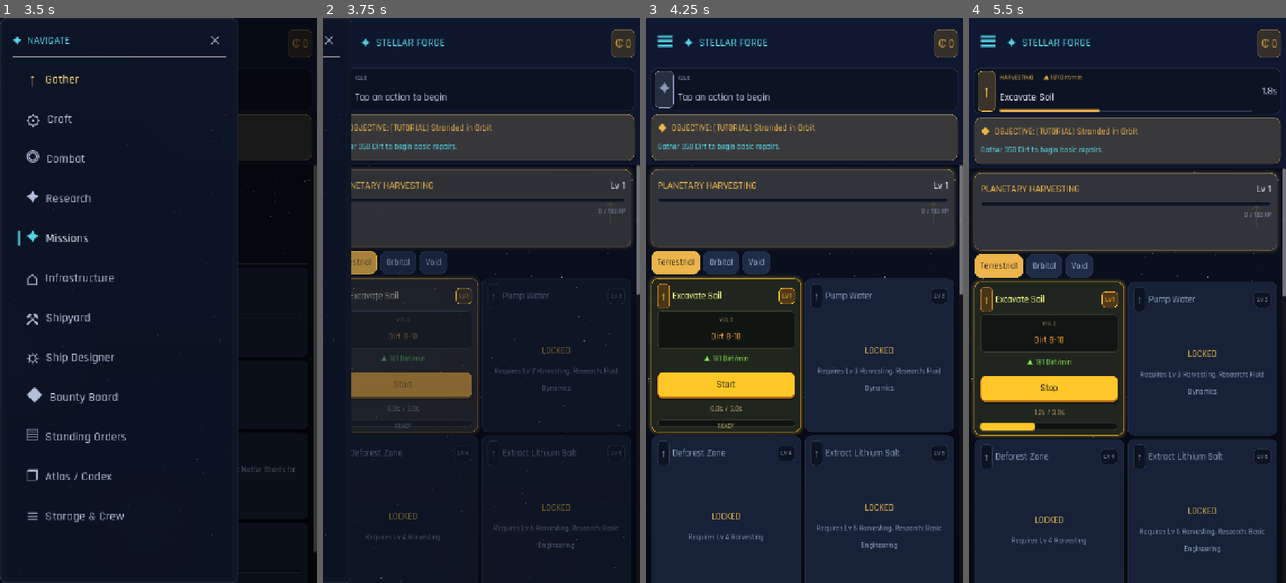
Above: before the commit, frames 1-4 (left to right).
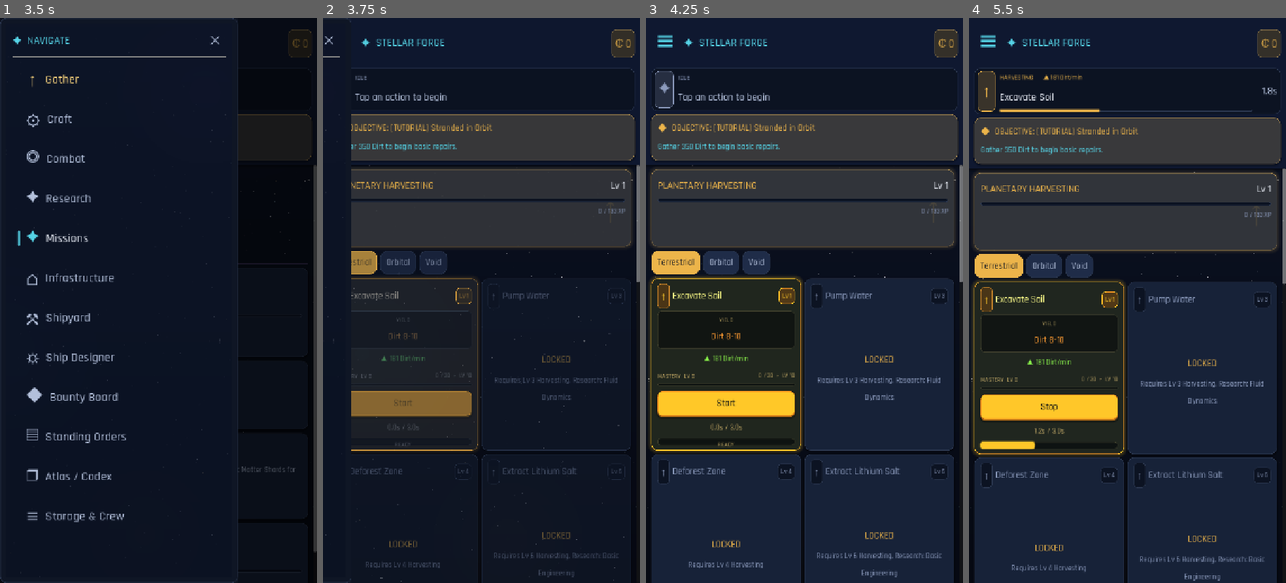
Above: after the commit, the same moments.

Repository: trakyalilter/TestMobileGame
Game: Godot game, scene res://scenes/main.tscn
Same seed, same stepped clock (60 frames per second), same inputs: the game is played once before the commit and once after it.
Inputs (mouse positions are in pixels of both pictures, inside the frame that each line leads up to):
- Up to frame 1 (3.5 s): click "☰" at 0.5 s; click "☰" at 1.25 s; click "✕" at 2 s; click "☰" at 2.75 s
- Up to frame 2 (3.75 s): click (443, 80) at 3.52 s
- Up to frame 3 (4.25 s): no input
- Up to frame 4 (5.5 s): click "Start" at 4.25 s; click "Terrestrial" at 5 s

Frame 1 is identical in both runs. In frame 2, 4.7% of the frame differs, in the area x 8-100%, y 46-99%; in frame 3, 7.4%; in frame 4, 7.5%, in the area x 1-100%, y 47-100%.

Commit message:
Port the desktop per-action Mastery milestone system
Each gather action and craft recipe now accrues its own Mastery XP (+1 per
completed loop, online and offline), separate from skill XP. Levels follow the
desktop curve (xp-to-reach-target = 25 + target*5, cap 100); milestones at
10/25/50/75/100 grant cumulative duration reductions [0,5,10,20,25,30]% that
SPEED UP the action by dividing the gather/recipe speed mult by the mastery
duration mult (so effective_duration shrinks). Identical logic for both skills,
faithful to gathering_manager.gd / processing_manager.gd.

Engine (game_state.gd): mastery dict (gather+craft share it), constants, and
mastery_xp_needed / mastery_level / mastery_progress / mastery_milestones_passed
/ mastery_dur_mult / next_mastery_milestone / gain_mastery_xp helpers. Credited
in _complete_active (gather+craft, not combat) and batch-credited in
_apply_offline. Folded into gather_speed_mult / recipe_speed_mult. Persisted in
save/load (float-coerced, defaults empty for back-compat) and cleared on
hard_reset.

UI (main.gd): compact Mastery row on each unlocked gather/craft card — caption
"MASTERY  LV n  ·  -x% time", a thin progress bar, and a "in / needed > LV m"
next-level teaser (LV 100 shows a checkmark). The active card's row is captured
into members and refreshed every frame in _process so it advances live without a
page rebuild (the loop-completion no-rebuild path).

Verify (tools/sim_mastery.gd, all PASS): level math, milestone table, ~40-loop
accrual, L10 effective_duration ~5% faster than L0, save/load round-trip, and UI
asserts (MASTERY label on unlocked gather+craft cards, active card's bar
advancing live without a rebuild). Boot clean, sim_pages and combat regressions
unaffected.

https://claude.ai/code/session_01GUAm67mj5mAEoyJTAWupry

Diff:
--- a/scripts/core/game_state.gd
+++ b/scripts/core/game_state.gd
@@ -73,6 +73,19 @@
 	"infrastructure": 0,
 }
 var unlocked_research: Dictionary = {}  # research_id -> true
+
+# ---------------- Per-action Mastery (ported from desktop gathering_manager /
+# processing_manager — identical logic for both skills) ----------------
+# Each gather action id and craft recipe id accumulates its OWN mastery XP total
+# (a float), separate from skill XP. Milestones at 10/25/50/75/100 grant
+# cumulative duration reductions (capped 30%) that SPEED UP the action. Gather
+# and craft ids share one dict — they never collide.
+const MASTERY_XP_PER_COMPLETION := 1.0          # +1 mastery XP per completed loop
+const MASTERY_MILESTONES := [10, 25, 50, 75, 100]
+# Cumulative duration-reduction table indexed by # milestones passed (0..5).
+const MASTERY_DURATION_BONUS_TABLE := [0.0, 0.05, 0.10, 0.20, 0.25, 0.30]
+const MASTERY_LEVEL_CAP := 100
+var mastery: Dictionary = {}  # {action_id / recipe_id: xp_total_float}
 
 # Single foreground task
 var active_type: String = ""            # "gather" | "craft" | "combat" | ""
@@ -548,6 +561,67 @@
 	m *= tree_gathering_bonus()                            # E1 Yield Calibration: +10%
 	# NB: warp prestige boosts gathering via SPEED (see gather_speed_mult), not yield.
 	return m
+
+# ---------------- Per-action Mastery ----------------
+## XP required to REACH `target` from `target-1` (desktop _mastery_xp_needed_for_level).
+func mastery_xp_needed(target: int) -> float:
+	if target <= 0 or target > MASTERY_LEVEL_CAP:
+		return 0.0
+	return 25.0 + float(target) * 5.0
+
+func mastery_xp(id: String) -> float:
+	return float(mastery.get(id, 0.0))
+
+## Current mastery level for an action/recipe id (0..100).
+func mastery_level(id: String) -> int:
+	var xp := mastery_xp(id)
+	var level := 0
+	var threshold := 0.0
+	while level < MASTERY_LEVEL_CAP:
+		var needed := mastery_xp_needed(level + 1)
+		if xp < threshold + needed:
+			break
+		threshold += needed
+		level += 1
+	return level
+
+## Progress within the current level → {in_level, needed, at_cap} for a bar.
+func mastery_progress(id: String) -> Dictionary:
+	var xp := mastery_xp(id)
+	var level := mastery_level(id)
+	if level >= MASTERY_LEVEL_CAP:
+		return {"in_level": 0.0, "needed": 0.0, "at_cap": true}
+	var threshold := 0.0
+	for n in range(1, level + 1):
+		threshold += mastery_xp_needed(n)
+	var needed := mastery_xp_needed(level + 1)
+	return {"in_level": xp - threshold, "needed": needed, "at_cap": false}
+
+## Number of mastery milestones passed at this id's current level (0..5).
+func mastery_milestones_passed(id: String) -> int:
+	var level := mastery_level(id)
+	var passed := 0
+	for m in MASTERY_MILESTONES:
+		if level >= int(m):
+			passed += 1
+	return passed
+
+## Duration multiplier from mastery: 1.0 → 0.70 (max). <1.0 means faster.
+func mastery_dur_mult(id: String) -> float:
+	var idx: int = clampi(mastery_milestones_passed(id), 0, MASTERY_DURATION_BONUS_TABLE.size() - 1)
+	return 1.0 - float(MASTERY_DURATION_BONUS_TABLE[idx])
+
+## Next mastery milestone LEVEL above the current one (0 if at/over cap) — UI teaser.
+func next_mastery_milestone(id: String) -> int:
+	var level := mastery_level(id)
+	for m in MASTERY_MILESTONES:
+		if level < int(m):
+			return int(m)
+	return 0
+
+## Credit mastery XP for `n` completed loops (online: n=1; offline: n=batch).
+func gain_mastery_xp(id: String, n: float = MASTERY_XP_PER_COMPLETION) -> void:
+	mastery[id] = mastery_xp(id) + n
 
 # ---------------- Combat stats ----------------
 ## Derived ship stats from the active hull + equipped modules.
@@ -3211,6 +3285,7 @@
 		if is_research_unlocked(row[0]):
 			m += float(row[1])
 	m += building_count("biosphere_dome") * 0.05           # Biosphere Dome: +5% gather speed/bldg
+	m *= 1.0 / mastery_dur_mult(id)                        # per-action Mastery: faster as it levels
 	return m * warp_gathering_mult()                       # prestige boosts gather via speed
 
 # Per-recipe processing speed techs (ported from processing_manager.get_recipe_speed_multiplier)
@@ -3238,6 +3313,7 @@
 	if level_of("fabrication") >= 10: m *= 1.10             # milestone 10
 	if level_of("fabrication") >= 25: m *= 1.11             # milestone 25
 	m *= tree_processing_speed_bonus()                      # E2 Recipe Efficiency: -10% duration
+	m *= 1.0 / mastery_dur_mult(id)                         # per-recipe Mastery: faster as it levels
 	return m
 
 func _tick_active(delta: float) -> void:
@@ -3352,6 +3428,7 @@
 		var a: Dictionary = GameData.GATHER[active_id]
 		_roll_loot(a.get("loot", []), yield_mult("harvesting"), int(research_bonus("gathering_yield")))
 		add_xp("harvesting", int(a.get("xp", 0)))
+		gain_mastery_xp(active_id)                          # per-action Mastery: +1 per loop
 	elif active_type == "craft":
 		var r: Dictionary = GameData.CRAFT[active_id]
 		if not can_afford(r.get("inputs", {})):
@@ -3360,6 +3437,7 @@
 		spend(r.get("inputs", {}))
 		_grant_craft_outputs(active_id, r, 1)
 		add_xp("fabrication", int(r.get("xp", 0)))
+		gain_mastery_xp(active_id)                          # per-recipe Mastery: +1 per loop
 
 ## Grants a recipe's outputs for `count` completions, applying the same yield
 ## rules as the desktop processing_manager: efficiency multiplier (2–32×),
@@ -3409,6 +3487,7 @@
 		var a: Dictionary = GameData.GATHER[active_id]
 		var summary := _offline_loot(a.get("loot", []), yield_mult("harvesting"), reps)
 		add_xp("harvesting", int(a.get("xp", 0)) * reps)
+		gain_mastery_xp(active_id, float(reps))             # batch Mastery for offline loops
 		pending_offline = "Away for %s\n\n%s\n+%d Harvesting XP" % [_fmt_time(delta), summary, int(a.get("xp", 0)) * reps]
 	elif active_type == "craft":
 		var r: Dictionary = GameData.CRAFT[active_id]
@@ -3428,6 +3507,7 @@
 			var made := amount(sym) - int(before[sym])
 			summary += "\n+%s %s" % [GameData.fmt(made), GameData.res_name(sym)]
 		add_xp("fabrication", int(r.get("xp", 0)) * count)
+		gain_mastery_xp(active_id, float(count))            # batch Mastery for offline loops
 		pending_offline = "Away for %s\n%s\n+%d Fabrication XP" % [_fmt_time(delta), summary, int(r.get("xp", 0)) * count]
 
 func _offline_loot(loot: Array, mult: float, reps: int) -> String:
@@ -3469,6 +3549,7 @@
 		"cryo_unlocked": cryo_unlocked,
 		"credits_at_warp_start": credits_at_warp_start,
 		"skills": skills,
+		"mastery": mastery,
 		"research": unlocked_research.keys(),
 		"active_type": active_type,
 		"active_id": active_id,
@@ -3540,6 +3621,12 @@
 	cryo_unlocked = bool(data.get("cryo_unlocked", total_warps > 0))
 	credits_at_warp_start = int(data.get("credits_at_warp_start", 0))
 	skills = data.get("skills", skills)
+	# Per-action Mastery — defaults to empty so pre-mastery saves load unchanged.
+	mastery = {}
+	var saved_mastery = data.get("mastery", {})
+	if saved_mastery is Dictionary:
+		for k in saved_mastery:
+			mastery[k] = float(saved_mastery[k])
 	unlocked_research = {}
 	for r in data.get("research", []):
 		unlocked_research[r] = true
@@ -3641,6 +3728,7 @@
 	cryo_unlocked = false
 	credits_at_warp_start = 0
 	skills = {"harvesting": 0, "fabrication": 0, "combat": 0, "infrastructure": 0}
+	mastery = {}
 	unlocked_research = {}
 	buildings = {}
 	building_throttle = {}
--- a/scripts/ui/main.gd
+++ b/scripts/ui/main.gd
@@ -119,6 +119,12 @@
 var _skill_xp_label: Label = null
 var _skill_lv_label: Label = null
 var _skill_banner_id := ""
+# Active gather/craft card's Mastery row — refreshed live in _process (the page is
+# not rebuilt on loop completion, so the active action's bar must self-update).
+var _mastery_bar: ProgressBar = null
+var _mastery_left: Label = null
+var _mastery_right: Label = null
+var _mastery_id := ""
 var _combat_hp_bar: ProgressBar = null
 var _combat_hp_label: Label = null
 var _enemy_hp_bar: ProgressBar = null
@@ -448,6 +454,10 @@
 			_skill_xp_label.text = "%s / %s XP" % [GameData.fmt(cur - base), GameData.fmt(nxt - base)]
 		if is_instance_valid(_skill_lv_label):
 			_skill_lv_label.text = "Lv %d" % lvl
+	# Active card's Mastery row advances live (the page is not rebuilt per loop).
+	if _mastery_id != "" and is_instance_valid(_mastery_bar) \
+			and is_instance_valid(_mastery_left) and is_instance_valid(_mastery_right):
+		_fill_mastery_row(_mastery_id, _mastery_left, _mastery_right, _mastery_bar)
 	if is_instance_valid(_combat_hp_bar):
 		var mx := GameState.combat_max_hp()
 		_combat_hp_bar.max_value = mx
@@ -926,6 +936,10 @@
 	_skill_xp_label = null
 	_skill_lv_label = null
 	_skill_banner_id = ""
+	_mastery_bar = null
+	_mastery_left = null
+	_mastery_right = null
+	_mastery_id = ""
 	_combat_hp_bar = null
 	_combat_hp_label = null
 	_enemy_hp_bar = null
@@ -1017,6 +1031,7 @@
 		var rt := GameState.rate_text("gather", id)
 		if rt != "":
 			_clbl(v, rt, 10, GREEN)
+		_mastery_row(v, id, GOLD, active)
 		var fill := Control.new()
 		fill.size_flags_vertical = Control.SIZE_EXPAND_FILL
 		v.add_child(fill)
@@ -1079,6 +1094,7 @@
 		var rt := GameState.rate_text("craft", id)
 		if rt != "":
 			_clbl(v, rt, 10, GREEN)
+		_mastery_row(v, id, CYAN, active)
 		var fill := Control.new()
 		fill.size_flags_vertical = Control.SIZE_EXPAND_FILL
 		v.add_child(fill)
@@ -3791,6 +3807,66 @@
 		sb.set_corner_radius_all(8)
 		b.add_theme_stylebox_override(state, sb)
 
+# Compact per-action Mastery row on a gather/craft card (mirrors desktop
+# gathering_action_widget formatting, adapted to the mobile card style): a caption
+# row "MASTERY  LV n  ·  −x% time" + right teaser "in / needed ▸ LV m", and a thin
+# progress bar. The ACTIVE card's nodes are captured into members for live refresh.
+func _mastery_row(v: VBoxContainer, id: String, accent: String, active: bool) -> void:
+	var box := VBoxContainer.new()
+	box.add_theme_constant_override("separation", 2)
+	var cap := HBoxContainer.new()
+	var left := Label.new()
+	left.size_flags_horizontal = Control.SIZE_EXPAND_FILL
+	left.add_theme_font_size_override("font_size", _fs(8))
+	cap.add_child(left)
+	var right := Label.new()
+	right.horizontal_alignment = HORIZONTAL_ALIGNMENT_RIGHT
+	right.add_theme_font_size_override("font_size", _fs(8))
+	cap.add_child(right)
+	box.add_child(cap)
+	var bar := ProgressBar.new()
+	bar.custom_minimum_size = Vector2(0, 5)
+	bar.show_percentage = false
+	bar.max_value = 100
+	_style_bar(bar, accent)
+	box.add_child(bar)
+	v.add_child(box)
+	_fill_mastery_row(id, left, right, bar)
+	if active:
+		_mastery_id = id
+		_mastery_left = left
+		_mastery_right = right
+		_mastery_bar = bar
+
+# Shared text/value fill so the static build and the live _process refresh agree.
+func _fill_mastery_row(id: String, left: Label, right: Label, bar: ProgressBar) -> void:
+	var level := GameState.mastery_level(id)
+	var prog := GameState.mastery_progress(id)
+	var in_lvl := int(prog["in_level"])
+	var needed := maxi(1, int(prog["needed"]))
+	var pct := clampf(float(in_lvl) / float(needed) * 100.0, 0.0, 100.0)
+	var bonus_pct := int(round((1.0 - GameState.mastery_dur_mult(id)) * 100.0))
+	var suffix := ("  ·  −%d%% time" % bonus_pct) if bonus_pct > 0 else ""
+	var next_m := GameState.next_mastery_milestone(id)
+	# Brighten with progress so a leveled action reads as "alive" vs a fresh one.
+	var col := C_MUTED
+	if level >= 100:
+		col = GOLD
+	elif level >= 50:
+		col = GOLD
+	elif level > 0:
+		col = C_DIM
+	if level >= 100:
+		left.text = "MASTERY  LV 100  ✓%s" % suffix
+		right.text = "LV 100 ✓"
+		bar.value = 100.0
+	else:
+		left.text = "MASTERY  LV %d%s" % [level, suffix]
+		right.text = "%d / %d  ▸  LV %d" % [in_lvl, needed, next_m]
+		bar.value = pct
+	left.add_theme_color_override("font_color", Color.html(col))
+	right.add_theme_color_override("font_color", Color.html(col))
+
 func _style_bar(b: ProgressBar, accent: String) -> void:
 	var bg := StyleBoxFlat.new()
 	bg.bg_color = Color.html("0a1120")
--- /dev/null
+++ b/tools/sim_mastery.gd
@@ -0,0 +1,140 @@
+extends SceneTree
+## Verification harness for the per-action Mastery system (engine + UI).
+## Mirrors the desktop gathering_manager / processing_manager spec. PASS/FAIL each.
+
+var _fail := false
+
+func _init() -> void:
+	process_frame.connect(_run, CONNECT_ONE_SHOT)
+
+func _ok(cond: bool, label: String, detail := "") -> void:
+	if cond:
+		print("PASS %s" % label)
+	else:
+		print("FAIL %s%s" % [label, (" — " + detail) if detail != "" else ""])
+		_fail = true
+
+func _collect_text(node: Node, out: Array) -> void:
+	if node is Label or node is Button:
+		out.append(node.text)
+	for c in node.get_children():
+		_collect_text(c, out)
+
+func _has(texts: Array, needle: String) -> bool:
+	for t in texts:
+		if needle in t:
+			return true
+	return false
+
+func _run() -> void:
+	var gs = root.get_node("GameState")
+
+	# ---- Level math (spec) ----
+	_ok(gs.mastery_xp_needed(1) == 30.0, "xp_needed(1)=30", str(gs.mastery_xp_needed(1)))
+	gs.mastery["t_lvl"] = 30.0
+	_ok(gs.mastery_level("t_lvl") == 1, "level at xp=30 is 1", str(gs.mastery_level("t_lvl")))
+
+	# Milestone table → reductions at the five milestone levels.
+	var checks := {10: 0.05, 25: 0.10, 50: 0.20, 75: 0.25, 100: 0.30}
+	for lvl in checks:
+		var id := "t_m%d" % lvl
+		gs.mastery[id] = _xp_for_level(gs, lvl)
+		_ok(gs.mastery_level(id) == lvl, "reach level %d" % lvl, str(gs.mastery_level(id)))
+		var reduction: float = 1.0 - gs.mastery_dur_mult(id)
+		_ok(abs(reduction - float(checks[lvl])) < 0.0001, "level %d → %.2f reduction" % [lvl, checks[lvl]], str(reduction))
+
+	# next_mastery_milestone teaser.
+	gs.mastery["t_next"] = _xp_for_level(gs, 12)
+	_ok(gs.next_mastery_milestone("t_next") == 25, "next milestone after L12 is 25", str(gs.next_mastery_milestone("t_next")))
+
+	# ---- Accrual: drive ~40 gather_dirt completions ----
+	gs.mastery.erase("gather_dirt")
+	gs.start_task("gather", "gather_dirt")
+	var before_xp: float = gs.mastery_xp("gather_dirt")
+	var before_lvl: int = gs.mastery_level("gather_dirt")
+	for _i in range(40):
+		gs._complete_active()
+	var gained: float = gs.mastery_xp("gather_dirt") - before_xp
+	_ok(abs(gained - 40.0) < 0.001, "accrual: +40 mastery XP over 40 completions", str(gained))
+	_ok(gs.mastery_level("gather_dirt") > before_lvl, "accrual: mastery level rose", str(gs.mastery_level("gather_dirt")))
+
+	# ---- Speed: effective_duration faster at L>=10 than L0 ----
+	gs.mastery.erase("gather_dirt")
+	var dur_l0: float = gs.effective_duration("gather", "gather_dirt")
+	gs.mastery["gather_dirt"] = _xp_for_level(gs, 10)
+	var dur_l10: float = gs.effective_duration("gather", "gather_dirt")
+	_ok(dur_l10 < dur_l0, "speed: L10 duration < L0 duration", "%.4f < %.4f" % [dur_l10, dur_l0])
+	# ~5% faster at L10: dur_l10 ≈ dur_l0 * 0.95.
+	_ok(abs(dur_l10 - dur_l0 * 0.95) < 0.0001, "speed: L10 ≈ 5% faster", "%.4f vs %.4f" % [dur_l10, dur_l0 * 0.95])
+	gs.mastery.erase("gather_dirt")
+
+	# ---- Persistence round-trip ----
+	gs.stop_task()                                 # don't persist a live task into the save file
+	gs.mastery["gather_dirt"] = 123.0
+	gs.mastery["smelt_steel_basic"] = 7.5
+	gs.save_game()
+	gs.mastery = {}
+	gs.load_game()
+	_ok(abs(gs.mastery_xp("gather_dirt") - 123.0) < 0.001 and abs(gs.mastery_xp("smelt_steel_basic") - 7.5) < 0.001,
+		"persistence: mastery round-trips", str(gs.mastery))
+
+	# ---- UI: mastery row present + live-updating on the active card ----
+	await _ui_checks(gs)
+
+	if _fail:
+		print("MASTERY: FAIL")
+		quit(1)
+	print("MASTERY: PASS")
+	quit()
+
+# Build the cumulative XP needed to be exactly AT `level` (start of that level).
+func _xp_for_level(gs, level: int) -> float:
+	var total := 0.0
+	for n in range(1, level + 1):
+		total += gs.mastery_xp_needed(n)
+	return total
+
+func _ui_checks(gs) -> void:
+	var scene: PackedScene = load("res://scenes/main.tscn")
+	var main = scene.instantiate()
+	root.add_child(main)
+	await process_frame
+	await process_frame
+
+	# Gather page: an unlocked card (gather_dirt, level_req 1) must carry a MASTERY row.
+	main._show("gather")
+	await process_frame
+	var gt := []
+	_collect_text(main.pages["gather"], gt)
+	_ok(_has(gt, "MASTERY"), "UI: MASTERY label on unlocked gather card", "no MASTERY label")
+
+	# Craft page: an unlocked recipe card must carry a MASTERY row too. Unlock the
+	# basics gate so at least one recipe is buildable.
+	gs.unlocked_research["basic_engineering"] = true
+	gs.unlocked_research["fluid_dynamics"] = true
+	main._show("craft")
+	await process_frame
+	var ct := []
+	_collect_text(main.pages["craft"], ct)
+	_ok(_has(ct, "MASTERY"), "UI: MASTERY label on unlocked craft card", "no MASTERY label")
+
+	# Live update: start gather_dirt, rebuild the page so the active card's mastery
+	# nodes are captured into members, then drive completions WITHOUT a rebuild and
+	# assert the captured bar advances (the page-not-rebuilt-on-completion path).
+	gs.mastery.erase("gather_dirt")
+	gs.stop_task()                                 # clean slate (start_task toggles)
+	gs.start_task("gather", "gather_dirt")
+	main._show("gather")
+	await process_frame
+	_ok(is_instance_valid(main._mastery_bar) and main._mastery_id == "gather_dirt",
+		"UI: active card mastery bar captured as a member", "id=%s" % main._mastery_id)
+	var v0: float = main._mastery_bar.value
+	# Several completions raise the in-level XP; _process() refreshes the captured bar.
+	for _i in range(5):
+		gs._complete_active()
+	main._process(0.016)
+	await process_frame
+	var v1: float = main._mastery_bar.value
+	_ok(v1 > v0, "UI: active mastery bar advances live without page rebuild", "%.2f -> %.2f" % [v0, v1])
+	gs.stop_task()
+	main.queue_free()
